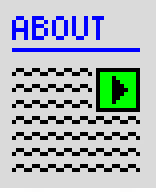
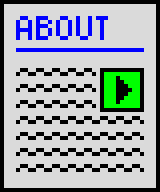
The second w=160, h=192 image is a revision of the first. Changes to its layers:
painted on "Title" over [12,16,144,112]
painted on "Layer 5" over [0,0,160,192]
